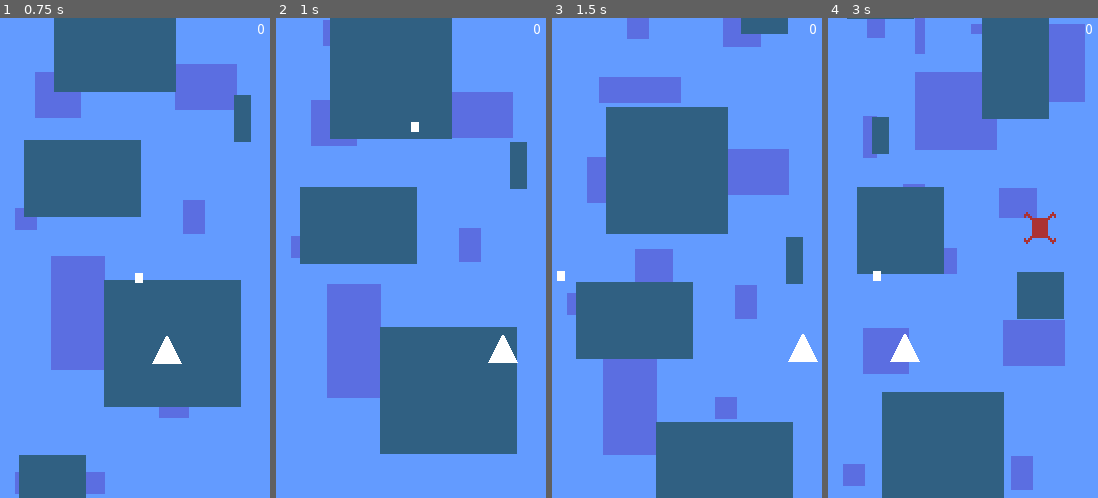
Above: before the commit, frames 1-4 (left to right).
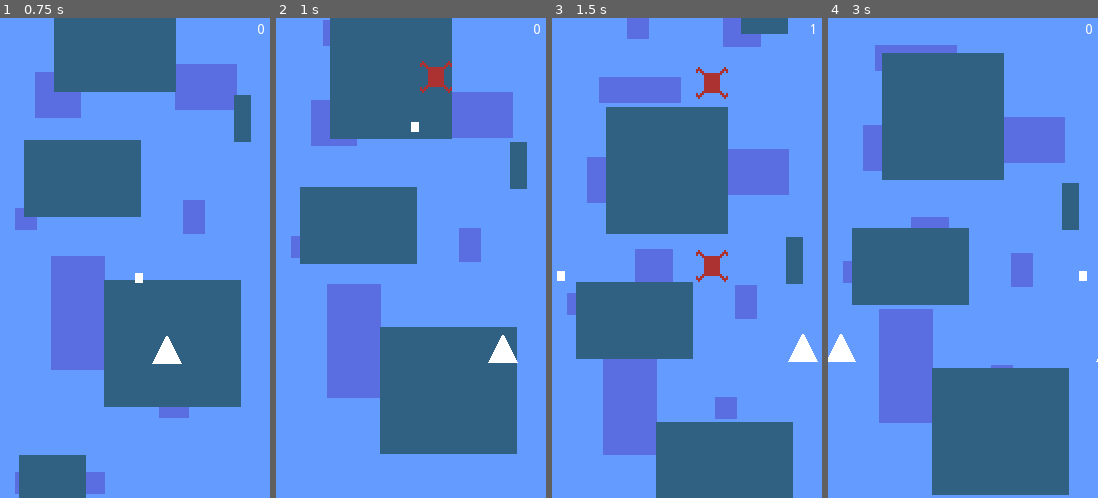
Above: after the commit, the same moments.

Repository: elektito/reverse-streak
Game: Godot game, scene res://Game.tscn
Two runs of this game, one before a commit and one after it. Both use one fixed random seed, a clock stepped at 60 frames per second and the inputs below. Sound files missing from this copy of the repository are replaced by a short silence.
Inputs:
- Up to frame 1 (0.75 s): hold Right (right) from 0.53 s (still down); tap Space (shoot) at 0.6 s
- Up to frame 2 (1 s): keep holding Right (right)
- Up to frame 3 (1.5 s): release Right (right) at 1.28 s; hold Left (left) from 1.28 s (still down); tap Space (shoot) at 1.35 s
- Up to frame 4 (3 s): release Left (left) at 2.03 s; hold Right (right) from 2.03 s (still down); tap Space (shoot) at 2.1, 2.85 s

Frame 1 is identical in both runs. In frame 2, 0.3% of the frame differs, in the area x 53-66%, y 8-16%; in frame 3, 0.7%; in frame 4, 50%, in the area x 0-100%, y 0-100%.

Commit message:
Slightly better enemy spawning

Diff:
--- a/Game.gd
+++ b/Game.gd
@@ -12,9 +12,18 @@
 onready var score_label = $hud/score_label
 onready var shoot_sound = $shoot_sound
 
+onready var ship_size: Vector2 = ship.sprite.texture.get_size()
+
 func _ready():
 	ship.position.x = rect_size.x / 2 - ship.size.x / 2
 	ship.position.y = rect_size.y - 80
+
+	# fire the timer once at the time it takes to scroll one row (plus some)
+	var row_height = ship_size.y
+	var pixel_scroll_time = 1.0 / VERTICAL_SPEED
+	var row_scroll_time = row_height * pixel_scroll_time
+	row_scroll_time = (row_height + 5) / VERTICAL_SPEED
+	$enemy_spawn_timer.start(row_scroll_time)
 
 
 func _physics_process(delta):
@@ -40,8 +49,12 @@
 
 
 func _on_enemy_spawn_timer_timeout():
+	if randf() > 0.1:
+		return
 	var enemy = preload("res://Enemy.tscn").instance()
-	enemy.position.x = rand_range(32, rect_size.x - 32)
+	var columns = int(floor((rect_size.x - 2 * ship_size.x) / ship_size.x))
+	var column = randi() % columns
+	enemy.position.x = 32 + column * ship_size.x
 	enemy.position.y = $camera.position.y - 100
 	enemy.ship = ship
 	enemy.type = 1 if randf() < 0.1 else 0
